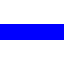
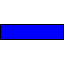
Two versions of the same layered image (64×64). Layer-by-layer changes:
painted on "Background" over [0, 24, 64, 40]
